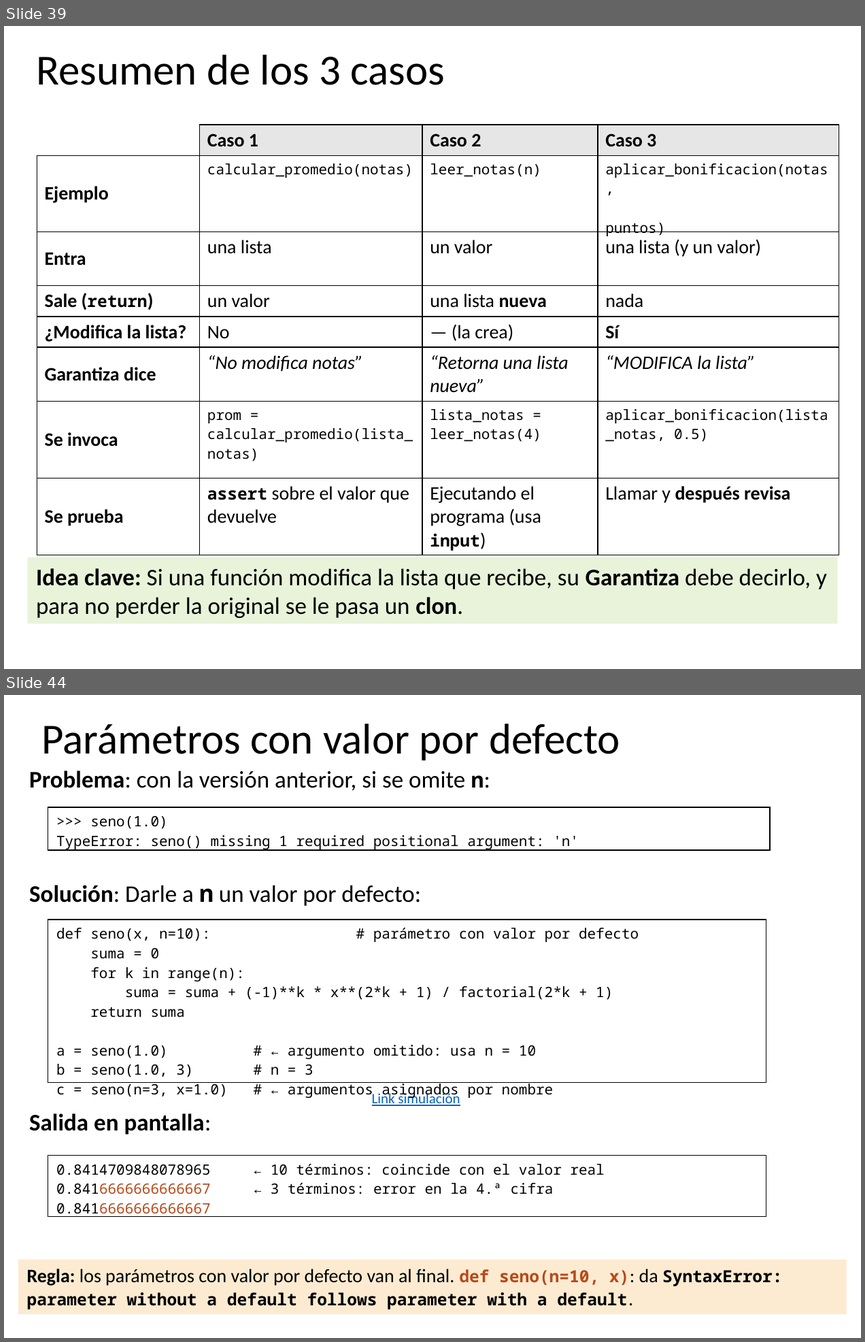
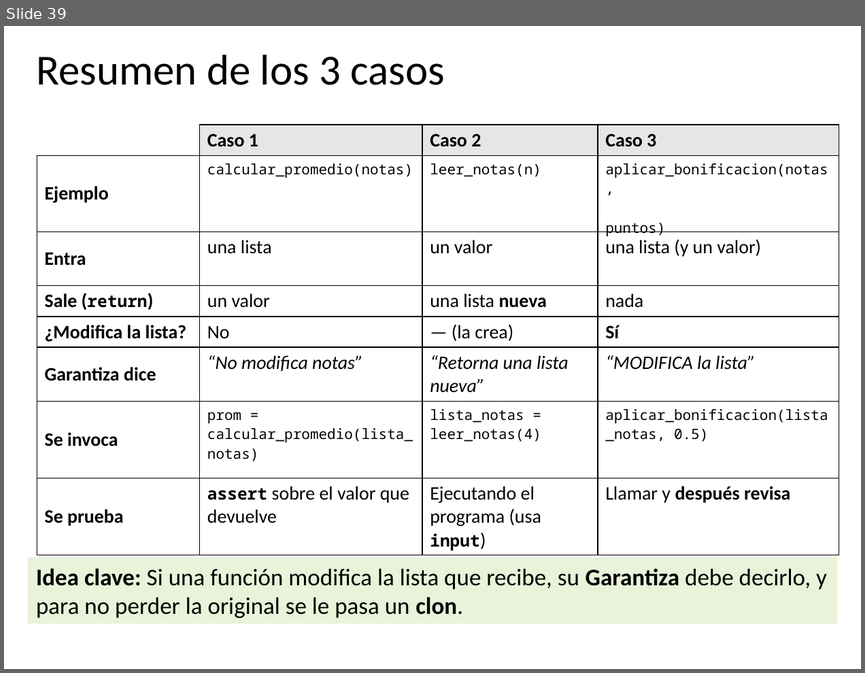
Before and after one commit to algoritmos-UdeA/logica1-20262, a slide deck: clases/11/teoria/clase-11.pptx. Shown one above the other, each under a label of ours: slides 39 and 44 before the commit, slide 39 after it; the slides between them are not shown. The pictures are 865x1342 and 865x673 pixels, drawn with LibreOffice and Linux fonts; fonts in the diff are those of the drawing. Boxes give left, top, right and bottom in pixels: in the first picture for what was removed or moved away, otherwise in the second. Text is boxed around its words. In the diff, an @@ line names an element or a change of style, - is before the commit and + after.

```diff
--- a/clases/11/teoria/clase-11.pptx
+++ b/clases/11/teoria/clase-11.pptx
@@ slide 44 removed at [4, 695, 861, 1338], background #FFFFFF @@
@@ title removed at [41, 724, 620, 760] @@
-Parámetros con valor por defecto
@@ text removed at [29, 770, 484, 1134] @@
-Problema: con la versión anterior, si se omite n:
-Solución: Darle a n un valor por defecto:
-Salida en pantalla:
@@ table removed at [48, 807, 770, 853], 1 rows, 1 columns @@
->>> seno(1.0) / TypeError: seno() missing 1 required positional argument: 'n'
@@ table removed at [48, 919, 766, 1102], 1 rows, 1 columns @@
-def seno(x, n=10): # parámetro con valor por defecto / suma = 0 / for k in range(n): / suma = suma + (-1)**k * x**(2*k + 1) / factorial(2*k + 1) / return suma / a = seno(1.0) # ← argumento omitido: usa n = 10 / b = seno(1.0, 3) # n = 3 / c = seno(n=3, x=1.0) # ← argumentos asignados por nombre
@@ text removed at [372, 1091, 460, 1106] @@
-Link simulación
@@ table removed at [48, 1155, 766, 1219], 1 rows, 1 columns @@
-0.8414709848078965 ← 10 términos: coincide con el valor real / 0.8416666666666667 ← 3 términos: error en la 4.ª cifra / 0.8416666666666667
@@ rectangle removed at [18, 1259, 847, 1314] @@
-Regla: los parámetros con valor por defecto van al final. def seno(n=10, x): da SyntaxError: parameter without a default follows parameter with a default.
```
Also in this commit, not shown: 11 slides added, 37 other slides removed, 10 other files.
